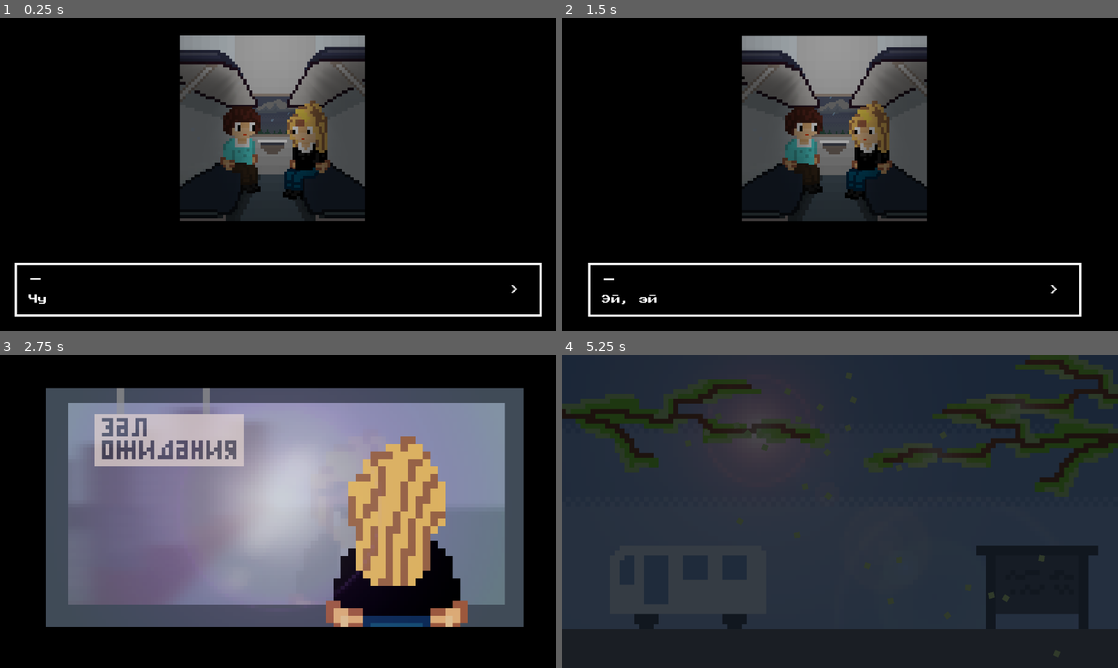
Above: before the commit, frames 1-4 (two rows, left to right).
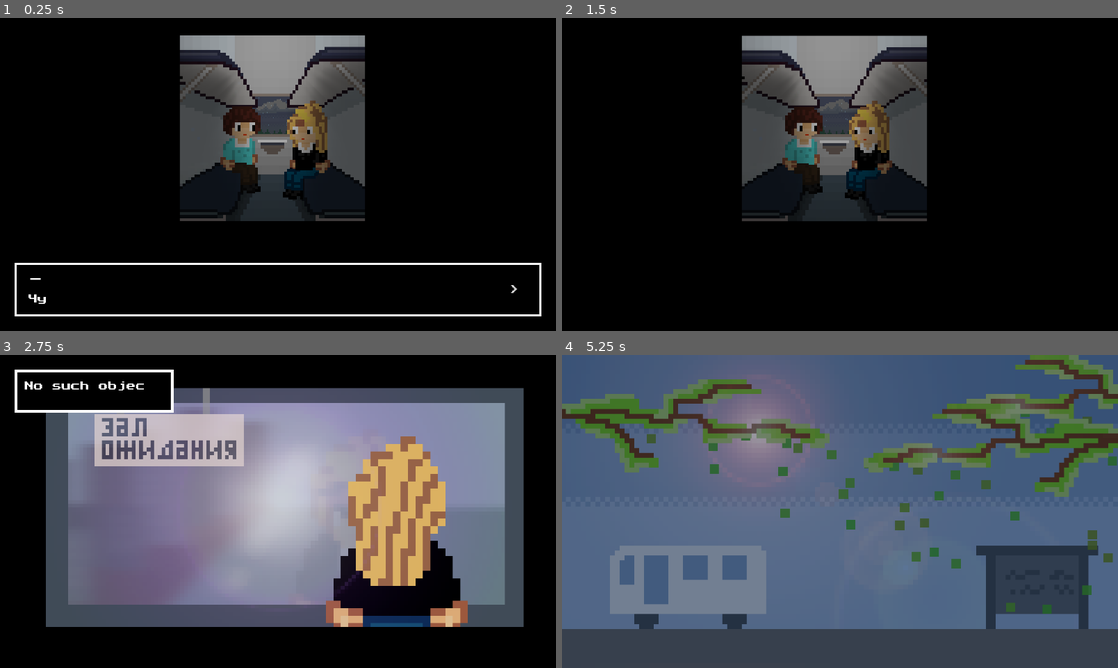
Above: after the commit, the same moments.

Repository: ordinary-dev/student-quest
Game: Godot game, scene res://Scenes/1.beggining/train_inside.tscn
Same seed, same stepped clock (60 frames per second), same inputs: the game is played once before the commit and once after it. This scene is started directly instead of the project's main scene.
Inputs (mouse positions are in pixels of both pictures, inside the frame that each line leads up to):
- Up to frame 1 (0.25 s): no input
- Up to frame 2 (1.5 s): click ">" at 0.5 s; tap Enter (ui_accept) at 1.25, 1.35 s; move the mouse to (962, 158) at 1.27 s; hold Right (ui_right) from 1.28 s (still down); click (962, 158) at 1.42 s
- Up to frame 3 (2.75 s): tap Enter (ui_accept) at 1.52, 1.82, 2.1, 2.27, 2.57 s; move the mouse to (166, 527) at 2.02 s; release Right (ui_right) at 2.03 s; hold Down (ui_down) from 2.03 s (still down); click (166, 527) at 2.17 s
- Up to frame 4 (5.25 s): move the mouse to (895, 442) at 2.77 s; release Down (ui_down) at 2.78 s; hold Right (ui_right) 2.78-3.53 s; tap Enter (ui_accept) at 2.85, 3.5, 3.6, 3.77, 4.07, 4.35, 4.52, 4.82, 5.1 s; click (895, 442) at 2.92 s; move the mouse to (812, 574) at 3.52 s; hold Shift (speed_up) 3.53-4.28 s; click (812, 574) at 3.67 s; move the mouse to (1006, 558) at 4.27 s; hold Left (ui_left) from 4.28 s (still down); click (1006, 558) at 4.42 s; move the mouse to (673, 464) at 5.02 s; click (673, 464) at 5.17 s

The runs differ from the first frame. In frame 1, 0.5% of the frame differs, in the area x 2-98%, y 25-96%; in frame 2, 1.9%; in frame 3, 2.4%; in frame 4, 100%, in the area x 0-100%, y 0-100%.

Commit message:
Optimise for mobile

Diff:
--- a/Scenes/1.beggining/City.tscn
+++ b/Scenes/1.beggining/City.tscn
@@ -1,22 +1,9 @@
-[gd_scene load_steps=4 format=2]
+[gd_scene load_steps=5 format=2]
 
 [ext_resource path="res://Sprites/backgrounds/city1.png" type="Texture" id=1]
 [ext_resource path="res://Scripts/load_after_delay.gd" type="Script" id=2]
-
-[sub_resource type="ParticlesMaterial" id=2]
-emission_shape = 2
-emission_box_extents = Vector3( 300, 1, 1 )
-flag_disable_z = true
-gravity = Vector3( 0, 20, 0 )
-initial_velocity = 126.32
-orbit_velocity = 0.0
-orbit_velocity_random = 0.0
-tangential_accel = 20.0
-tangential_accel_random = 0.4
-angle = 333.5
-angle_random = 0.71
-scale = 20.0
-color = Color( 0.596078, 0.709804, 0.513726, 1 )
+[ext_resource path="res://Sprites/Leaves.png" type="Texture" id=3]
+[ext_resource path="res://Sprites/backgrounds/city2.png" type="Texture" id=4]
 
 [node name="Control" type="Control"]
 anchor_right = 1.0
@@ -40,10 +27,76 @@
 "_edit_use_anchors_": false
 }
 
-[node name="Particles2D" type="Particles2D" parent="."]
-position = Vector2( 566.509, 269.178 )
-amount = 40
-lifetime = 10.0
-preprocess = 65.35
+[node name="Particles2D" type="CPUParticles2D" parent="."]
+position = Vector2( 671.808, 271.882 )
+amount = 20
+lifetime = 4.0
+preprocess = 60.0
 speed_scale = 0.37
-process_material = SubResource( 2 )
+randomness = 1.0
+texture = ExtResource( 3 )
+emission_shape = 2
+emission_rect_extents = Vector2( 200, 1 )
+gravity = Vector2( 180, 98 )
+scale_amount = 2.0
+color = Color( 0.898039, 1, 1, 0.85098 )
+hue_variation = 0.05
+hue_variation_random = 1.0
+
+[node name="Particles2D4" type="CPUParticles2D" parent="."]
+position = Vector2( 125.358, 195.986 )
+amount = 10
+lifetime = 4.0
+preprocess = 60.0
+speed_scale = 0.37
+randomness = 1.0
+texture = ExtResource( 3 )
+emission_shape = 2
+emission_rect_extents = Vector2( 200, 1 )
+gravity = Vector2( 180, 98 )
+scale_amount = 2.0
+color = Color( 0.898039, 1, 1, 0.85098 )
+hue_variation = 0.05
+hue_variation_random = 1.0
+
+[node name="Particles2D2" type="CPUParticles2D" parent="."]
+position = Vector2( 1252.77, 365.374 )
+amount = 15
+lifetime = 4.0
+preprocess = 60.0
+speed_scale = 0.37
+randomness = 1.0
+texture = ExtResource( 3 )
+emission_shape = 2
+emission_rect_extents = Vector2( 200, 1 )
+gravity = Vector2( 200, 98 )
+scale_amount = 2.0
+color = Color( 0.898039, 1, 1, 0.85098 )
+hue_variation = 0.05
+hue_variation_random = 1.0
+
+[node name="Particles2D3" type="CPUParticles2D" parent="."]
+position = Vector2( 1547.89, 195.657 )
+amount = 20
+lifetime = 4.0
+preprocess = 60.0
+speed_scale = 0.37
+randomness = 1.0
+texture = ExtResource( 3 )
+emission_shape = 2
+emission_rect_extents = Vector2( 200, 1 )
+gravity = Vector2( 200, 98 )
+scale_amount = 2.0
+color = Color( 0.898039, 1, 1, 0.85098 )
+hue_variation = 0.05
+hue_variation_random = 1.0
+
+[node name="TextureRect2" type="TextureRect" parent="."]
+margin_left = -105.0
+margin_right = 2055.0
+margin_bottom = 1080.0
+texture = ExtResource( 4 )
+expand = true
+__meta__ = {
+"_edit_use_anchors_": false
+}
--- a/Scenes/1.beggining/Dialog_1.tscn
+++ b/Scenes/1.beggining/Dialog_1.tscn
@@ -10,21 +10,17 @@
 
 func _ready():
 	get_node(\"/root/d_obj\").show_dialog(
-		3,
-		\"/root/Control\",
+		3, \"/root/Control\",
 		\"_on_dialog_over\")
 "
 
 [node name="Control" type="Control"]
 anchor_right = 1.0
 anchor_bottom = 1.0
+margin_right = -1920.0
+margin_bottom = -1080.0
 script = SubResource( 1 )
 __meta__ = {
 "_edit_use_anchors_": false
 }
 next_scene = "res://Scenes/1.beggining/date2.tscn"
-
-[node name="ColorRect" type="ColorRect" parent="."]
-anchor_right = 1.0
-anchor_bottom = 1.0
-color = Color( 0, 0, 0, 1 )
--- a/Scenes/1.beggining/FSelect.tscn
+++ b/Scenes/1.beggining/FSelect.tscn
@@ -99,6 +99,7 @@
 margin_right = 1920.0
 margin_bottom = 1080.0
 disabled = true
+btn_text = "Выбрать"
 [connection signal="pressed" from="ColorRect/VBoxContainer/HBoxContainer/MarginContainer" to="." method="set_active" binds= [ 0 ]]
 [connection signal="pressed" from="ColorRect/VBoxContainer/HBoxContainer/MarginContainer2" to="." method="set_active" binds= [ 1 ]]
 [connection signal="pressed" from="ColorRect/VBoxContainer/HBoxContainer/MarginContainer3" to="." method="set_active" binds= [ 2 ]]
--- a/Scenes/1.beggining/train_inside.tscn
+++ b/Scenes/1.beggining/train_inside.tscn
@@ -1,10 +1,11 @@
-[gd_scene load_steps=9 format=2]
+[gd_scene load_steps=10 format=2]
 
 [ext_resource path="res://Sprites/backgrounds/inside_the_train.png" type="Texture" id=1]
 [ext_resource path="res://Sprites/light.png" type="Texture" id=2]
 [ext_resource path="res://Sprites/backgrounds/field.png" type="Texture" id=3]
 [ext_resource path="res://Scenes/templates/Rain.tscn" type="PackedScene" id=4]
 [ext_resource path="res://Scripts/Shake.gd" type="Script" id=5]
+[ext_resource path="res://Scenes/templates/ui_fixer.tscn" type="PackedScene" id=6]
 
 [sub_resource type="GDScript" id=1]
 script/source = "extends Node2D
@@ -38,7 +39,7 @@
 
 [node name="ColorRect" type="ColorRect" parent="."]
 margin_right = 620.0
-margin_bottom = 1080.0
+margin_bottom = 700.0
 color = Color( 0, 0, 0, 1 )
 __meta__ = {
 "_edit_use_anchors_": false
@@ -47,17 +48,7 @@
 [node name="ColorRect2" type="ColorRect" parent="."]
 margin_left = 1260.0
 margin_right = 1918.0
-margin_bottom = 1080.0
-color = Color( 0, 0, 0, 1 )
-__meta__ = {
-"_edit_use_anchors_": false
-}
-
-[node name="ColorRect3" type="ColorRect" parent="."]
-margin_left = 622.0
-margin_top = 700.0
-margin_right = 1261.0
-margin_bottom = 1080.0
+margin_bottom = 700.0
 color = Color( 0, 0, 0, 1 )
 __meta__ = {
 "_edit_use_anchors_": false
@@ -98,3 +89,5 @@
 script = ExtResource( 5 )
 max_diff = 2.0
 dpf = 0.6
+
+[node name="RemoteTransform2D" parent="Camera2D" instance=ExtResource( 6 )]
--- a/Scenes/menu/menu.tscn
+++ b/Scenes/menu/menu.tscn
@@ -42,12 +42,14 @@
 	get_node(settings_scene).visible = false
 	get_node(confirm_scene).visible = false
 
+
 # Открыть настройки
 func _toggle_settings():
 	get_node(\"/root/fx\").btn_click()
 	get_node(settings_scene).visible = !get_node(settings_scene).visible
 	get_node(load_scene).visible = false
 	get_node(confirm_scene).visible = false
+
 
 # Перейти к подтверждению выхода
 func _quit():
@@ -67,7 +69,6 @@
 	get_node(settings_scene).visible = false
 	get_node(load_scene).visible = false
 	get_node(confirm_scene).visible = false
-
 "
 
 [sub_resource type="GDScript" id=2]
@@ -193,12 +194,6 @@
 "_edit_use_anchors_": false
 }
 
-[node name="Particles2D" parent="." instance=ExtResource( 12 )]
-modulate = Color( 0.395471, 0.305756, 0.910156, 0.105882 )
-scale = Vector2( 0.5, 0.5 )
-emitting = false
-preprocess = 0.0
-
 [node name="Vignette" type="TextureRect" parent="."]
 margin_right = 40.0
 margin_bottom = 40.0
@@ -212,7 +207,13 @@
 position = Vector2( 960, 540 )
 scale = Vector2( 40, 40 )
 frames = ExtResource( 8 )
+frame = 3
 playing = true
+
+[node name="Particles2D" parent="." instance=ExtResource( 12 )]
+modulate = Color( 1, 1, 1, 0.627451 )
+position = Vector2( 1006.84, -10.4977 )
+emitting = false
 
 [node name="Menu" type="HBoxContainer" parent="."]
 anchor_right = 1.0
--- a/Scenes/templates/Rain.tscn
+++ b/Scenes/templates/Rain.tscn
@@ -1,30 +1,19 @@
-[gd_scene load_steps=3 format=2]
+[gd_scene load_steps=2 format=2]
 
 [ext_resource path="res://Sprites/rain.png" type="Texture" id=1]
 
-[sub_resource type="ParticlesMaterial" id=1]
-lifetime_randomness = 1.0
+[node name="Particles2D" type="CPUParticles2D"]
+position = Vector2( 983.083, -31.9593 )
+amount = 1000
+lifetime = 5.0
+preprocess = 20.0
+speed_scale = 1.4
+randomness = 0.7
+lifetime_randomness = 0.5
+fixed_fps = 60
+texture = ExtResource( 1 )
 emission_shape = 2
-emission_box_extents = Vector3( 1500, 2, 1 )
-flag_disable_z = true
-direction = Vector3( 0, 0, 0 )
-spread = 71.0
-gravity = Vector3( -5000, 10000, 0 )
-angular_velocity_random = 0.33
-orbit_velocity = 0.0
-orbit_velocity_random = 0.0
-linear_accel = 100.0
-tangential_accel_random = 0.84
-angle = -32.0
-scale = 13.0
-scale_random = 0.84
-
-[node name="Particles2D" type="Particles2D"]
-position = Vector2( 1202.27, 29.6871 )
-amount = 750
-lifetime = 3.5
-preprocess = 10.0
-randomness = 0.4
-fixed_fps = 60
-process_material = SubResource( 1 )
-texture = ExtResource( 1 )
+emission_rect_extents = Vector2( 1050, 1 )
+gravity = Vector2( 20, 98 )
+scale_amount = 4.0
+scale_amount_random = 0.5
--- a/Scenes/templates/dialog.tscn
+++ b/Scenes/templates/dialog.tscn
@@ -101,6 +101,7 @@
 		first = false
 	else:
 		play(false)
+
 "
 
 [node name="Control" type="Control"]
@@ -159,6 +160,7 @@
 margin_top = 8.0
 margin_right = 1812.0
 margin_bottom = 178.0
+mouse_filter = 1
 custom_constants/margin_right = 20
 custom_constants/margin_top = 20
 custom_constants/margin_left = 40
--- a/Scripts/dialog.gd
+++ b/Scripts/dialog.gd
@@ -11,6 +11,7 @@
 
 # Нужно ли вернуть интерфейс
 var return_ui : bool
+
 
 func hide_dialog():
 	get_node("/root/ui/dialog").play_reverse()
@@ -36,12 +37,14 @@
 	if return_ui:
 		get_node("/root/pause_init").enable_ui()
 
+
 func _process(_delta):
 	if Input.is_action_just_pressed("ui_accept"):
 		if s_key != "-1":
 			show_next()
 		else:
 			hide_dialog()
+
 
 func show_next() -> void:
 	var dial = get_node("/root/ui/dialog")
@@ -55,8 +58,9 @@
 		btn.disconnect("pressed", self, "show_next")
 		btn.connect("pressed", self, "show_next")
 	else:
+		if s_key != "0":
+			btn.disconnect("pressed", self, "show_next")
 		s_key = "-1"
-		btn.disconnect("pressed", self, "show_next")
 		btn.connect("pressed", self, "hide_dialog")
 
 
Binary file added: Sprites/Leaves.png
Not shown, added: Sprites/Leaves.png.import
Binary file added: Sprites/backgrounds/city2.png
Not shown, added: Sprites/backgrounds/city2.png.import
Not shown, changed: export_presets.cfg
